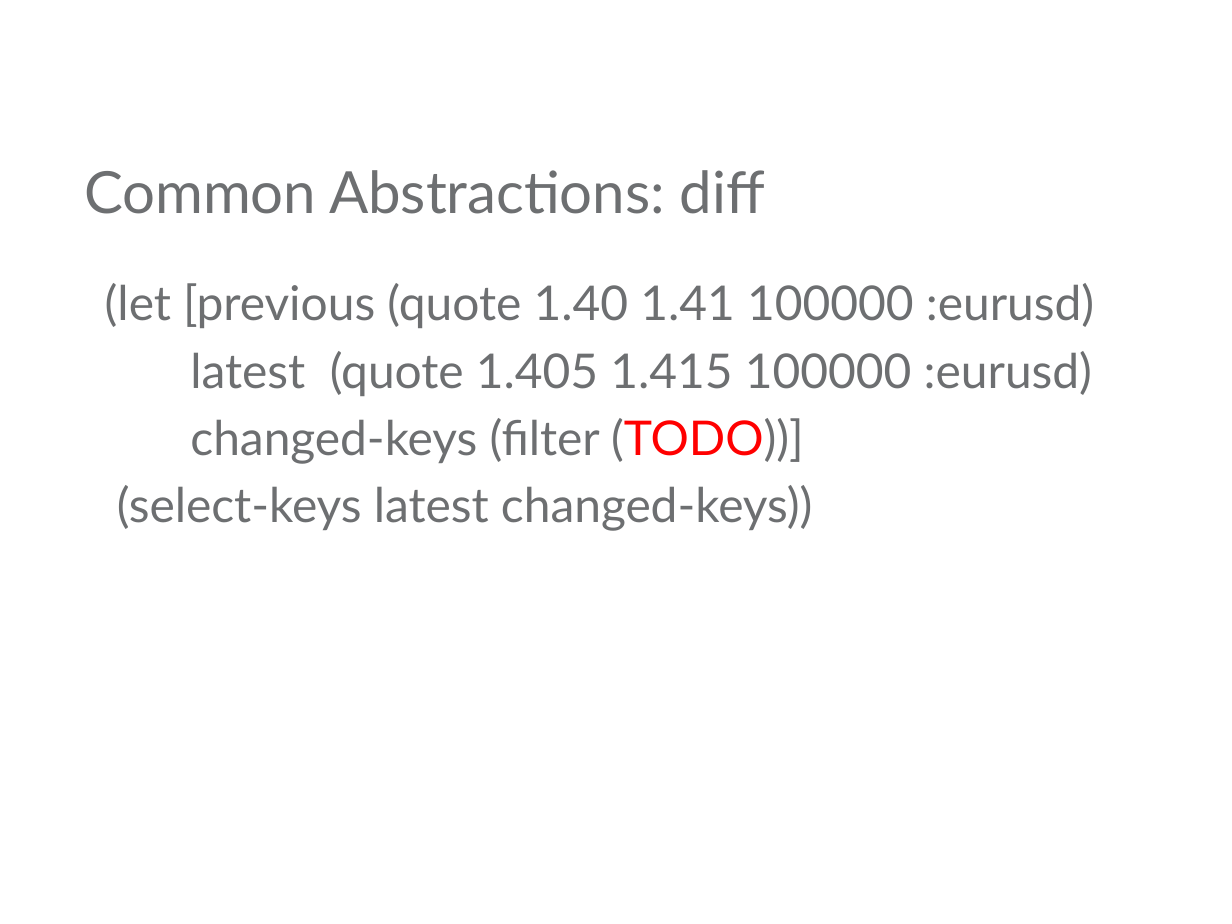
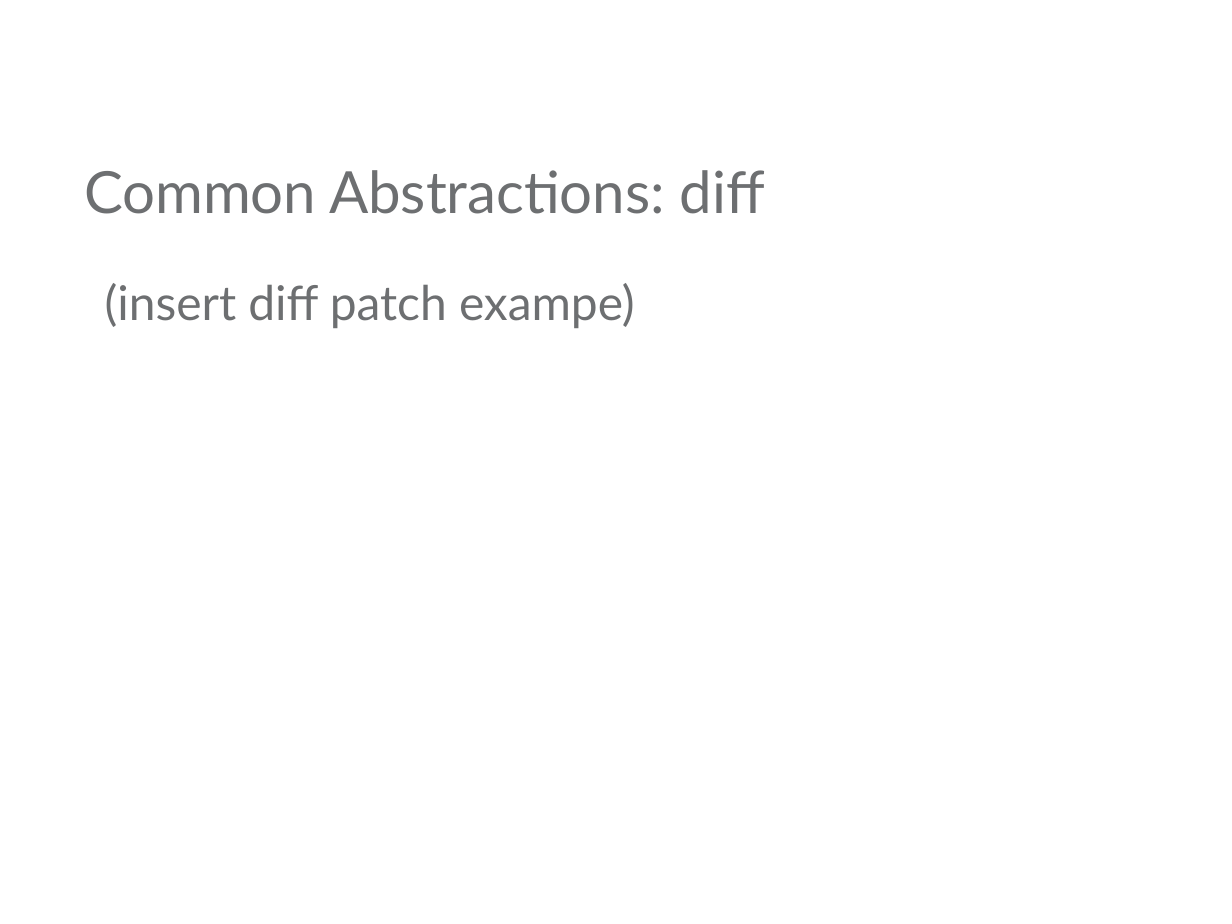
Before and after one commit to mjul/top-10-clojure-ndc-2011, a slide deck: slide 33 of Top Things to Learn From Clojure.pptx (slide 31 before the commit). Drawn at 1232x924 pixels with LibreOffice and Linux fonts; fonts in the diff are those of the drawing; background and template pictures are left out. Boxes give left, top, right and bottom in pixels: in the first picture for what was removed or moved away, otherwise in the second. Text is boxed around its words. In the diff, an @@ line names an element or a change of style, - is before the commit and + after.

```diff
--- a/Top Things to Learn From Clojure.pptx
+++ b/Top Things to Learn From Clojure.pptx
@@ text at <box>105,283,635,328</box>: text changed @@
-(let [previous (quote 1.40 1.41 100000 :eurusd)
-latest (quote 1.405 1.415 100000 :eurusd)
-changed-keys (filter (TODO))]
-(select-keys latest changed-keys))
+(insert diff patch exampe)
```
Also in this commit, not shown: 11 other slides changed, 3 slides added, 1 slide removed.
